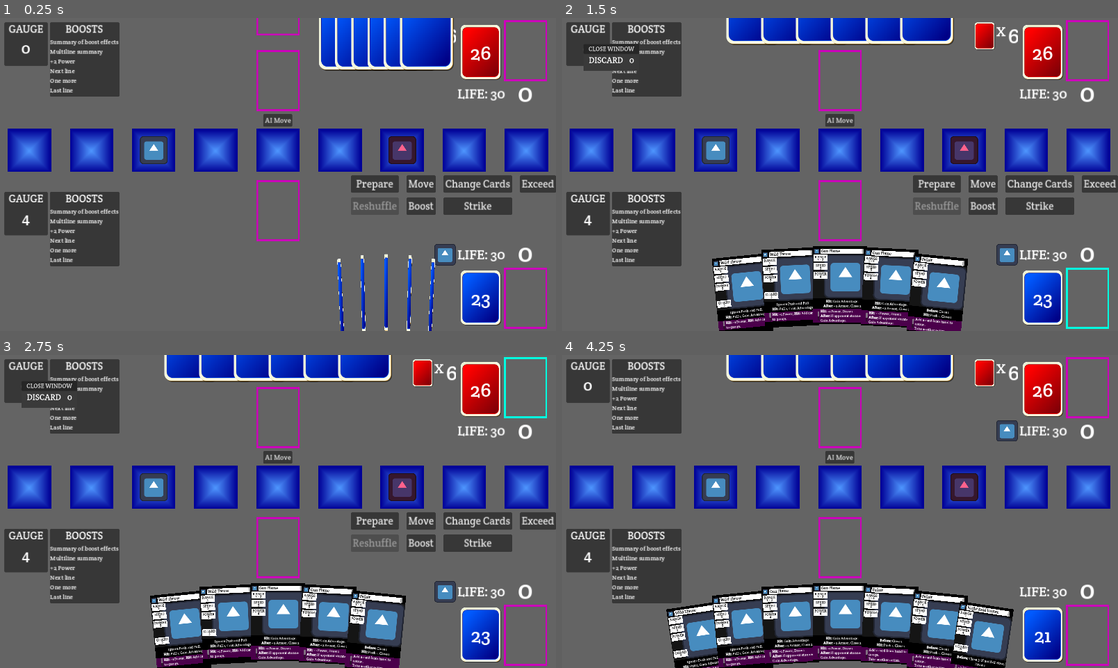
Above: before the commit, frames 1-4 (two rows, left to right).
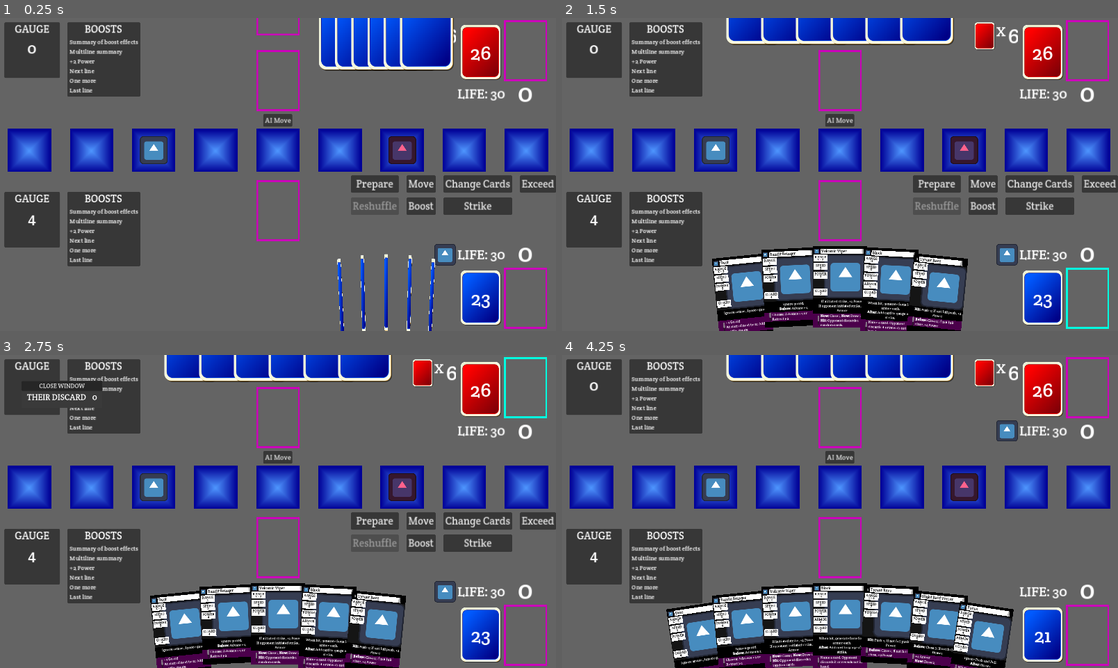
Above: after the commit, the same moments.

Repository: daniel-k-taylor/exceedgameclient
Game: Godot game, scene res://scenes/game/game.tscn
The game is run twice, just before and just after one commit, with the same random seed, the same clock (stepped at 60 frames per second) and the same inputs. The engine's default icon, where the game draws it, is replaced by a stand-in: a white triangle on a blue panel in a dark square.
Inputs (mouse positions are in pixels of both pictures, inside the frame that each line leads up to):
- Up to frame 1 (0.25 s): no input
- Up to frame 2 (1.5 s): click (589, 212) at 0.52 s; click (1090, 299) at 1.25 s
- Up to frame 3 (2.75 s): click (528, 386) at 2 s
- Up to frame 4 (4.25 s): click "AI Move" at 2.75 s; click "Prepare" at 3.5 s

The runs differ from the first frame. In frame 1, 4.8% of the frame differs, in the area x 0-26%, y 1-80%; in frame 2, 6.8%; in frame 3, 6.7%; in frame 4, 7.3%, in the area x 0-80%, y 1-100%.

Commit message:
boost zone clickable and better focus highlight

Diff:
--- a/scenes/card/card_base.gd
+++ b/scenes/card/card_base.gd
@@ -22,6 +22,7 @@
 	CardState_InDeck,
 	CardState_InHand,
 	CardState_InGauge,
+	CardState_InBoost,
 	CardState_InPopout,
 	CardState_Discarding,
 	CardState_Discarded,
@@ -86,7 +87,7 @@
 
 func update_visibility():
 	match state:
-		CardState.CardState_InGauge:
+		CardState.CardState_InGauge, CardState.CardState_InBoost:
 			visible = false
 		_:
 			visible = true
--- a/scenes/card/card_base.tscn
+++ b/scenes/card/card_base.tscn
@@ -1,10 +1,11 @@
-[gd_scene load_steps=7 format=3 uid="uid://cl8i21571i4qa"]
+[gd_scene load_steps=8 format=3 uid="uid://cl8i21571i4qa"]
 
 [ext_resource type="Script" path="res://scenes/card/card_base.gd" id="1_o734l"]
 [ext_resource type="Texture2D" uid="uid://dal2ec8wws714" path="res://icon.svg" id="1_xb23j"]
 [ext_resource type="PackedScene" uid="uid://dh3sjq06r8ou2" path="res://scenes/card/stat_panel.tscn" id="2_ujv87"]
 [ext_resource type="Texture2D" uid="uid://cpolsw2tyi4m" path="res://assets/cardbacks/cardback_blue.svg" id="4_pvdi7"]
-[ext_resource type="Texture2D" uid="uid://dh8tat2r8ttx1" path="res://assets/cards/card_border_highlight.png" id="5_tig0d"]
+[ext_resource type="Texture2D" uid="uid://kwcp6d7oulcg" path="res://assets/cards/border_thin_hover.png" id="5_i47k7"]
+[ext_resource type="Texture2D" uid="uid://cy0pcorknc8op" path="res://assets/cards/border_thin_pressed.png" id="6_h5u6x"]
 
 [sub_resource type="RectangleShape2D" id="RectangleShape2D_xbdvb"]
 size = Vector2(250, 350)
@@ -191,15 +192,14 @@
 
 [node name="Focus" type="TextureButton" parent="CardContainer"]
 layout_mode = 2
-texture_hover = ExtResource("5_tig0d")
+texture_hover = ExtResource("5_i47k7")
 stretch_mode = 0
 
 [node name="SelectedBorder" type="TextureRect" parent="CardContainer"]
 visible = false
-modulate = Color(0, 0.701961, 0.0666667, 1)
 layout_mode = 2
 mouse_filter = 2
-texture = ExtResource("5_tig0d")
+texture = ExtResource("6_h5u6x")
 
 [connection signal="button_down" from="CardContainer/Focus" to="." method="_on_focus_button_down"]
 [connection signal="button_up" from="CardContainer/Focus" to="." method="_on_focus_button_up"]
--- /dev/null
+++ b/scenes/game/boost_zone.gd
@@ -0,0 +1,6 @@
+extends Node2D
+
+signal clicked_zone
+
+func _on_focus_pressed():
+	clicked_zone.emit()
--- a/scenes/game/boost_zone.tscn
+++ b/scenes/game/boost_zone.tscn
@@ -1,23 +1,36 @@
-[gd_scene format=3 uid="uid://dsc63si41lg6t"]
+[gd_scene load_steps=4 format=3 uid="uid://dsc63si41lg6t"]
+
+[ext_resource type="Script" path="res://scenes/game/boost_zone.gd" id="1_552js"]
+[ext_resource type="Texture2D" uid="uid://cy0pcorknc8op" path="res://assets/cards/border_thin_pressed.png" id="2_j5kdi"]
+[ext_resource type="Texture2D" uid="uid://kwcp6d7oulcg" path="res://assets/cards/border_thin_hover.png" id="3_vyivb"]
 
 [node name="BoostZone" type="Node2D"]
+script = ExtResource("1_552js")
 
-[node name="BoostPanel" type="PanelContainer" parent="."]
+[node name="OuterMargin" type="MarginContainer" parent="."]
 custom_minimum_size = Vector2(160, 150)
 offset_right = 40.0
 offset_bottom = 40.0
 
-[node name="BoostVBox" type="VBoxContainer" parent="BoostPanel"]
+[node name="BoostPanel" type="PanelContainer" parent="OuterMargin"]
 layout_mode = 2
 
-[node name="BoostLabel" type="Label" parent="BoostPanel/BoostVBox"]
+[node name="InnerMargin" type="MarginContainer" parent="OuterMargin/BoostPanel"]
+layout_mode = 2
+theme_override_constants/margin_left = 5
+theme_override_constants/margin_right = 5
+
+[node name="BoostVBox" type="VBoxContainer" parent="OuterMargin/BoostPanel/InnerMargin"]
+layout_mode = 2
+
+[node name="BoostLabel" type="Label" parent="OuterMargin/BoostPanel/InnerMargin/BoostVBox"]
 layout_mode = 2
 theme_override_font_sizes/font_size = 24
 text = "BOOSTS"
 horizontal_alignment = 1
 vertical_alignment = 1
 
-[node name="BoostEffects" type="Label" parent="BoostPanel/BoostVBox"]
+[node name="BoostEffects" type="Label" parent="OuterMargin/BoostPanel/InnerMargin/BoostVBox"]
 layout_mode = 2
 theme_override_font_sizes/font_size = 14
 text = "Summary of boost effects
@@ -26,3 +39,11 @@
 Next line
 One more
 Last line"
+
+[node name="Focus" type="TextureButton" parent="OuterMargin"]
+layout_mode = 2
+texture_pressed = ExtResource("2_j5kdi")
+texture_hover = ExtResource("3_vyivb")
+stretch_mode = 0
+
+[connection signal="pressed" from="OuterMargin/Focus" to="." method="_on_focus_pressed"]
--- a/scenes/game/game.gd
+++ b/scenes/game/game.gd
@@ -532,6 +532,7 @@
 	var ex_card_id = -1
 	if len(selected_cards) == 2:
 		ex_card_id = selected_cards[1].card_id
+	deselect_all_cards()
 	var events = game_logic.do_strike(game_logic.player, card_id, false, ex_card_id)
 	_handle_events(events)
 
@@ -952,8 +953,8 @@
 	return false
 
 # Popout Functions
-func _update_popout_cards(amount : int, cards_in_popout : Array, not_visible_position : Vector2, card_return_state : CardBase.CardState):
-	card_popout.set_amount(amount)
+func _update_popout_cards(cards_in_popout : Array, not_visible_position : Vector2, card_return_state : CardBase.CardState):
+	card_popout.set_amount(len(cards_in_popout))
 	if card_popout.visible:
 		# Clear first which sets the size/positions correctly.
 		await card_popout.clear(len(cards_in_popout))
@@ -978,30 +979,40 @@
 		await card_popout.clear(0)
 
 func clear_card_popout():
+	# Gauges
 	await _update_popout_cards(
-		len(game_logic.player.gauge),
 		$AllCards/PlayerGauge.get_children(),
 		$PlayerGauge.get_center_pos(),
 		CardBase.CardState.CardState_InGauge
 	)
 	await _update_popout_cards(
-		len(game_logic.opponent.gauge),
 		$AllCards/OpponentGauge.get_children(),
 		$OpponentGauge.get_center_pos(),
 		CardBase.CardState.CardState_InGauge
 	)
 
+	# Discards
 	await _update_popout_cards(
-		len(game_logic.player.discards),
 		$AllCards/PlayerDiscards.get_children(),
 		get_discard_location($PlayerDeck/Discard),
 		CardBase.CardState.CardState_Discarded
 	)
 	await _update_popout_cards(
-		len(game_logic.player.discards),
 		$AllCards/OpponentDiscards.get_children(),
 		get_discard_location($OpponentDeck/Discard),
 		CardBase.CardState.CardState_Discarded
+	)
+
+	# Boosts
+	await _update_popout_cards(
+		$AllCards/PlayerBoosts.get_children(),
+		get_boost_zone_center($PlayerBoostZone),
+		CardBase.CardState.CardState_InBoost
+	)
+	await _update_popout_cards(
+		$AllCards/OpponentBoosts.get_children(),
+		get_boost_zone_center($OpponentBoostZone),
+		CardBase.CardState.CardState_InBoost
 	)
 
 func close_popout():
@@ -1015,23 +1026,35 @@
 		await clear_card_popout()
 	card_popout.visible = true
 	var cards = card_node.get_children()
-	_update_popout_cards(len(cards), cards, card_rest_position, card_rest_state)
+	_update_popout_cards(cards, card_rest_position, card_rest_state)
+
+func get_boost_zone_center(zone):
+	var pos = zone.global_position + CardBase.DesiredCardSize * CardBase.SmallCardScale / 2
+	return pos
 
 func _on_player_gauge_gauge_clicked():
 	await close_popout()
-	show_popout("GAUGE", $AllCards/PlayerGauge, $PlayerGauge.get_center_pos(), CardBase.CardState.CardState_InGauge)
+	show_popout("YOUR GAUGE", $AllCards/PlayerGauge, $PlayerGauge.get_center_pos(), CardBase.CardState.CardState_InGauge)
 
 func _on_opponent_gauge_gauge_clicked():
 	await close_popout()
-	show_popout("GAUGE", $AllCards/OpponentGauge, $OpponentGauge.get_center_pos(), CardBase.CardState.CardState_InGauge)
+	show_popout("THEIR GAUGE", $AllCards/OpponentGauge, $OpponentGauge.get_center_pos(), CardBase.CardState.CardState_InGauge)
 
 func _on_player_discard_button_pressed():
 	await close_popout()
-	show_popout("DISCARD", $AllCards/PlayerDiscards, get_discard_location($PlayerDeck/Discard), CardBase.CardState.CardState_Discarded)
+	show_popout("YOUR DISCARDS", $AllCards/PlayerDiscards, get_discard_location($PlayerDeck/Discard), CardBase.CardState.CardState_Discarded)
 
 func _on_opponent_discard_button_pressed():
 	await close_popout()
-	show_popout("DISCARD", $AllCards/OpponentDiscards, get_discard_location($OpponentDeck/Discard), CardBase.CardState.CardState_Discarded)
+	show_popout("THEIR DISCARD", $AllCards/OpponentDiscards, get_discard_location($OpponentDeck/Discard), CardBase.CardState.CardState_Discarded)
+
+func _on_player_boost_zone_clicked_zone():
+	await close_popout()
+	show_popout("YOUR BOOSTS", $AllCards/PlayerBoosts, get_boost_zone_center($PlayerBoostZone), CardBase.CardState.CardState_InBoost)
+
+func _on_opponent_boost_zone_clicked_zone():
+	await close_popout()
+	show_popout("THEIR BOOSTS", $AllCards/OpponentBoosts, get_boost_zone_center($OpponentBoostZone), CardBase.CardState.CardState_InBoost)
 
 func _on_popout_close_window():
 	await close_popout()
--- a/scenes/game/game.tscn
+++ b/scenes/game/game.tscn
@@ -482,10 +482,10 @@
 position = Vector2(10, 10)
 
 [node name="PlayerBoostZone" parent="." instance=ExtResource("7_gn0of")]
-position = Vector2(115, 400)
+position = Vector2(155, 400)
 
 [node name="OpponentBoostZone" parent="." instance=ExtResource("7_gn0of")]
-position = Vector2(115, 10)
+position = Vector2(155, 10)
 
 [node name="PlayerCharacter" parent="." instance=ExtResource("9_rhsuv")]
 position = Vector2(50, -68)
@@ -576,6 +576,8 @@
 [connection signal="pressed" from="StaticUI/StaticUIVBox/ButtonGrid/StrikeButton" to="." method="_on_strike_button_pressed"]
 [connection signal="gauge_clicked" from="PlayerGauge" to="." method="_on_player_gauge_gauge_clicked"]
 [connection signal="gauge_clicked" from="OpponentGauge" to="." method="_on_opponent_gauge_gauge_clicked"]
+[connection signal="clicked_zone" from="PlayerBoostZone" to="." method="_on_player_boost_zone_clicked_zone"]
+[connection signal="clicked_zone" from="OpponentBoostZone" to="." method="_on_opponent_boost_zone_clicked_zone"]
 [connection signal="close_window" from="CardPopout" to="." method="_on_popout_close_window"]
 [connection signal="pressed" from="PlayerDiscardButton" to="." method="_on_player_discard_button_pressed"]
 [connection signal="pressed" from="OpponentDiscardButton" to="." method="_on_opponent_discard_button_pressed"]
--- a/scenes/game/gamelogic.gd
+++ b/scenes/game/gamelogic.gd
@@ -8,7 +8,7 @@
 const WildSwingCardId = 7
 const MinArenaLocation = 1
 const MaxArenaLocation = 9
-const ShuffleEnabled = false
+const ShuffleEnabled = true
 
 var NextCardId = 1
 var all_cards : Array = []
--- a/scenes/game/gauge_panel.tscn
+++ b/scenes/game/gauge_panel.tscn
@@ -1,8 +1,8 @@
 [gd_scene load_steps=4 format=3 uid="uid://cf6aml1lrd2yk"]
 
 [ext_resource type="Script" path="res://scenes/game/gauge_panel.gd" id="1_6vj7f"]
-[ext_resource type="Texture2D" uid="uid://bpdpb3e74d2cu" path="res://assets/cards/arena_border_highlight_pressed.png" id="2_6ksjy"]
-[ext_resource type="Texture2D" uid="uid://b08j76upbucvr" path="res://assets/cards/arena_border_highlight_selected.png" id="3_smhup"]
+[ext_resource type="Texture2D" uid="uid://cy0pcorknc8op" path="res://assets/cards/border_thin_pressed.png" id="2_s5ifx"]
+[ext_resource type="Texture2D" uid="uid://kwcp6d7oulcg" path="res://assets/cards/border_thin_hover.png" id="3_lr7n5"]
 
 [node name="Gauge" type="Node2D"]
 script = ExtResource("1_6vj7f")
@@ -31,7 +31,7 @@
 
 [node name="Focus" type="TextureButton" parent="GaugePanel"]
 layout_mode = 2
-texture_pressed = ExtResource("2_6ksjy")
-texture_hover = ExtResource("3_smhup")
+texture_pressed = ExtResource("2_s5ifx")
+texture_hover = ExtResource("3_lr7n5")
 
 [connection signal="pressed" from="GaugePanel/Focus" to="." method="_on_focus_pressed"]
Binary file added: assets/cards/border_thin.png
Binary file added: assets/cards/border_thin_hover.png
Binary file added: assets/cards/border_thin_pressed.png
